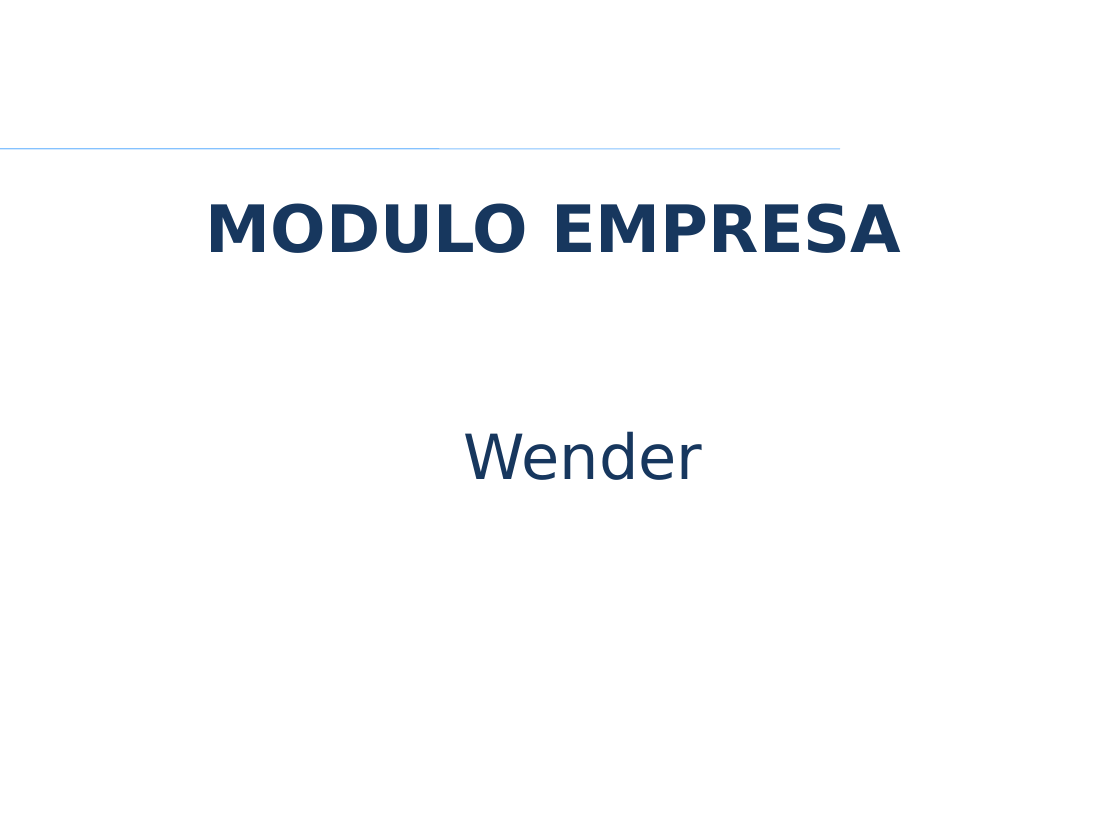
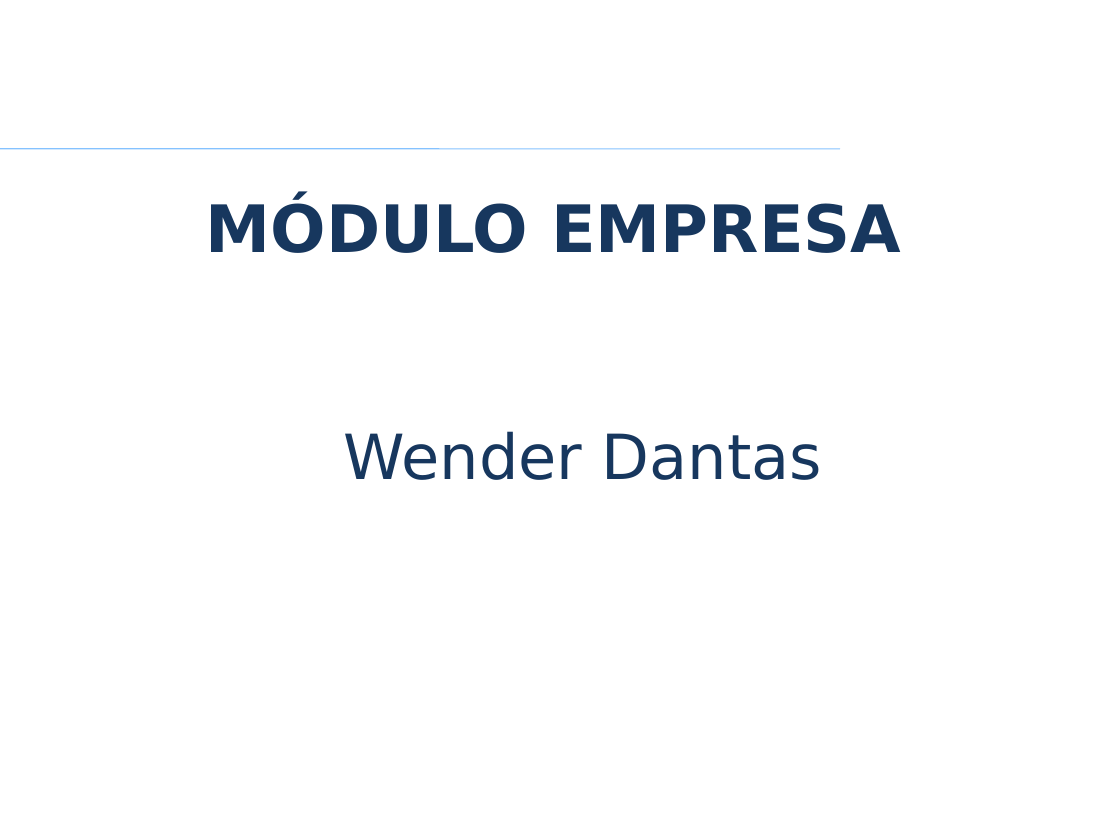
Before and after one commit to VagnerAlcantara/TCC, a slide deck: slide 20 of TCC/5º Encontro/2017-Apresentacao Psystem.pptx. Drawn at 1120x840 pixels with LibreOffice and Linux fonts; fonts in the diff are those of the drawing; background and template pictures are left out. Boxes give left, top, right and bottom in pixels: in the first picture for what was removed or moved away, otherwise in the second. Text is boxed around its words. In the diff, an @@ line names an element or a change of style, - is before the commit and + after.

```diff
--- a/TCC/5º Encontro/2017-Apresentacao Psystem.pptx
+++ b/TCC/5º Encontro/2017-Apresentacao Psystem.pptx
@@ title at (206, 199, 901, 253): text changed @@
-MODULO EMPRESA
+MÓDULO EMPRESA
@@ text at (344, 431, 822, 480): text changed @@
-Wender
+Wender Dantas
```
Also in this commit, not shown: 37 other slides changed, 2 slides added, 1 slide removed.
